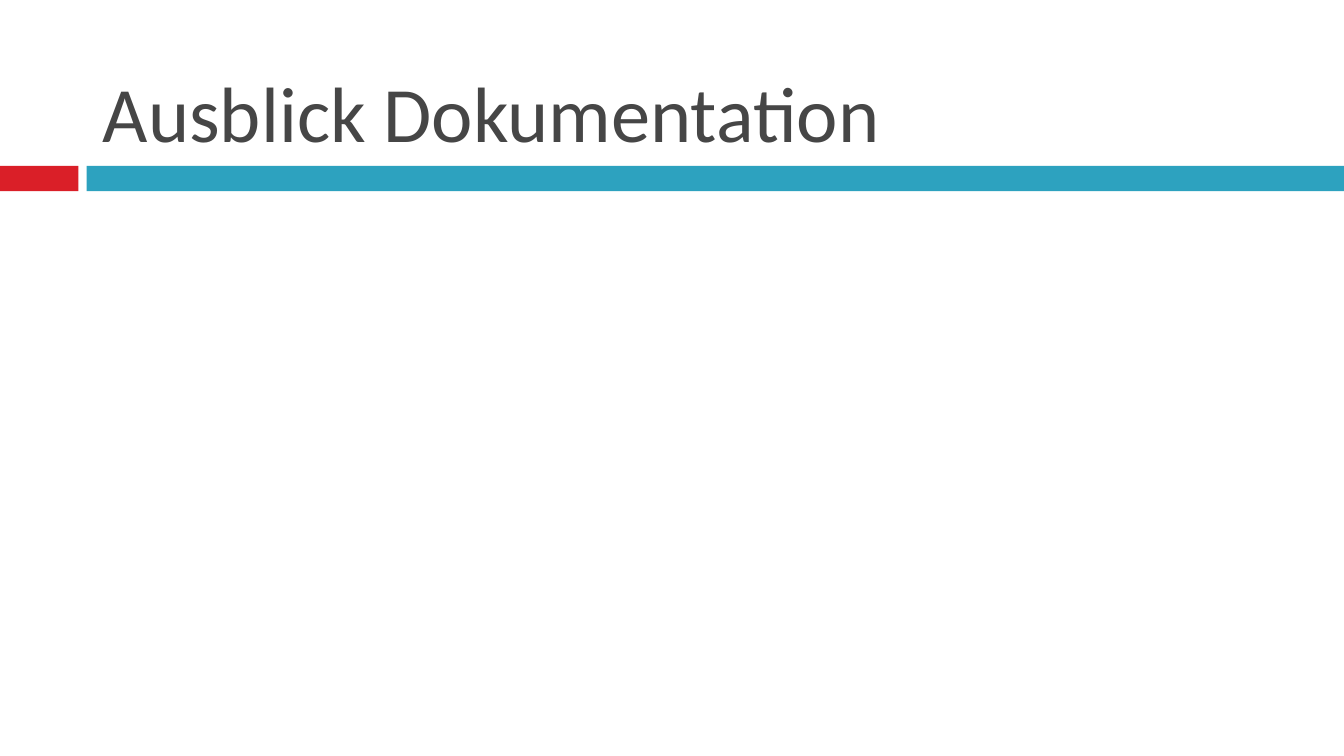
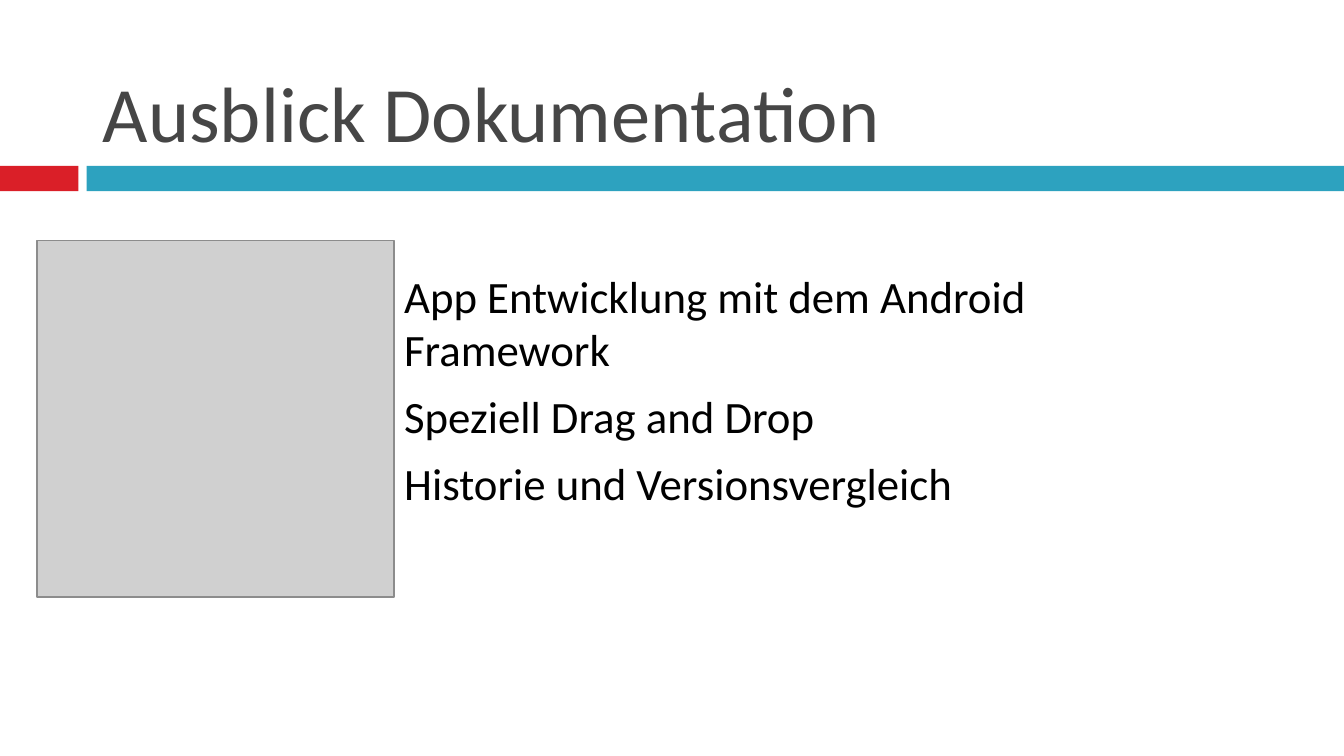
Before and after one commit to tmundt/battleship-app, a slide deck: slide 10 of battleship-android/Softwareprojekt_präsi.pptx (slide 8 before the commit). Drawn at 1344x756 pixels with LibreOffice and Linux fonts; fonts in the diff are those of the drawing; grey boxes stand for pictures. Boxes give left, top, right and bottom in pixels: in the first picture for what was removed or moved away, otherwise in the second. Text is boxed around its words. In the diff, an @@ line names an element or a change of style, - is before the commit and + after.

```diff
--- a/battleship-android/Softwareprojekt_präsi.pptx
+++ b/battleship-android/Softwareprojekt_präsi.pptx
@@ picture added at (38,241,395,598) @@
@@ text added at (404,282,1025,508), 24 pt, text #000000 @@
+– App Entwicklung mit dem Android Framework
+– Speziell Drag and Drop
+– Historie und Versionsvergleich
```
Also in this commit, not shown: 5 other slides changed, 3 slides added, 1 slide removed.
